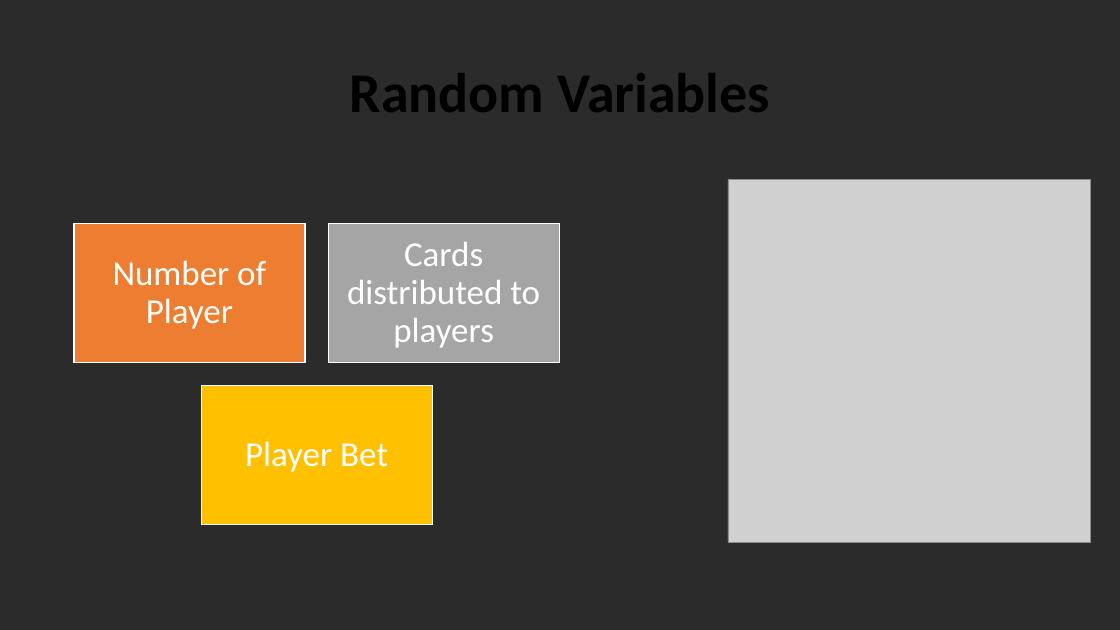
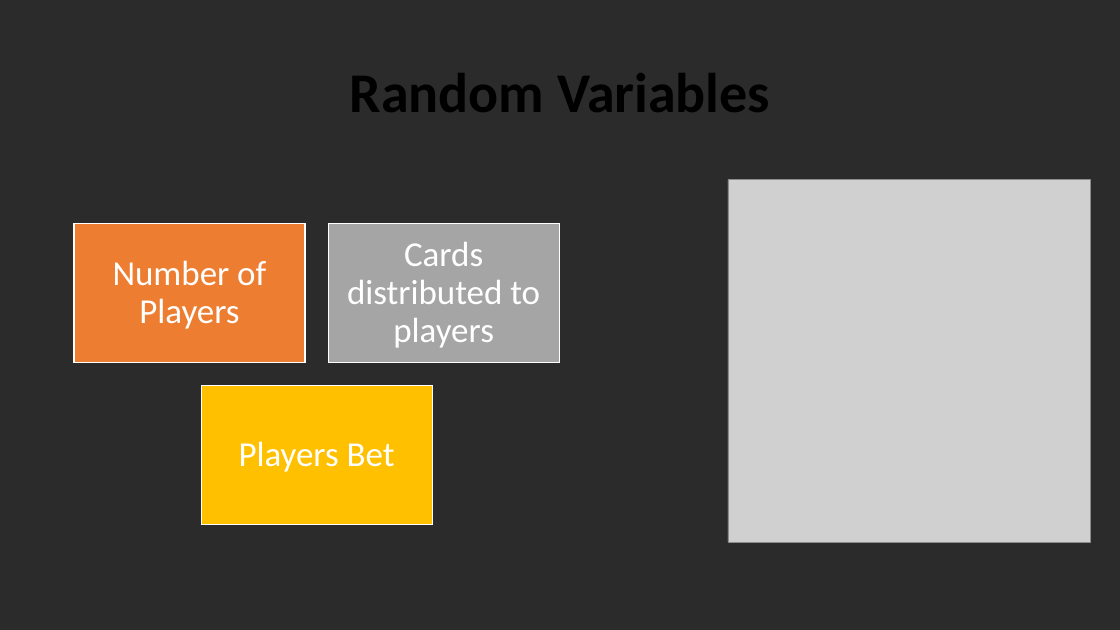
Before and after one commit to ishitamehta2604/Monte-Carlo-Simulation, a slide deck: slide 7 of BlackJackV2.pptx. Drawn at 1120x630 pixels with LibreOffice and Linux fonts; fonts in the diff are those of the drawing; grey boxes stand for pictures; background and template pictures are left out; a plain dark background stands for a picture behind light text. Boxes give left, top, right and bottom in pixels: in the first picture for what was removed or moved away, otherwise in the second. Text is boxed around its words. In the diff, an @@ line names an element or a change of style, - is before the commit and + after.

```diff
--- a/BlackJackV2.pptx
+++ b/BlackJackV2.pptx
@@ text at <box>113,260,266,329</box>: text changed @@
-Number of Player
+Number of Players
@@ text at <box>239,441,395,472</box>: text changed @@
-Player Bet
+Players Bet
```
Also in this commit, not shown: 4 other slides changed, 9 other files.
